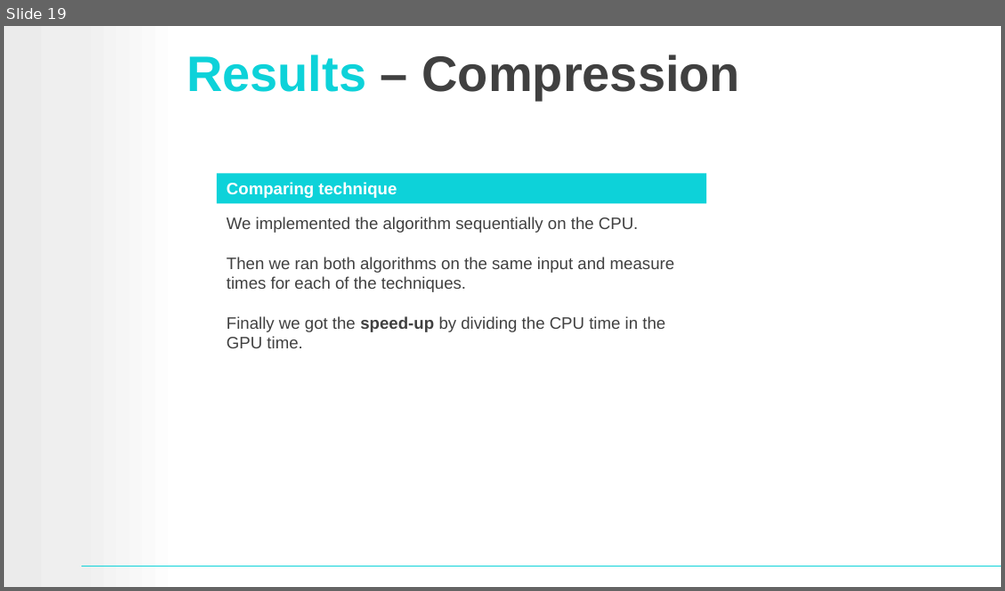
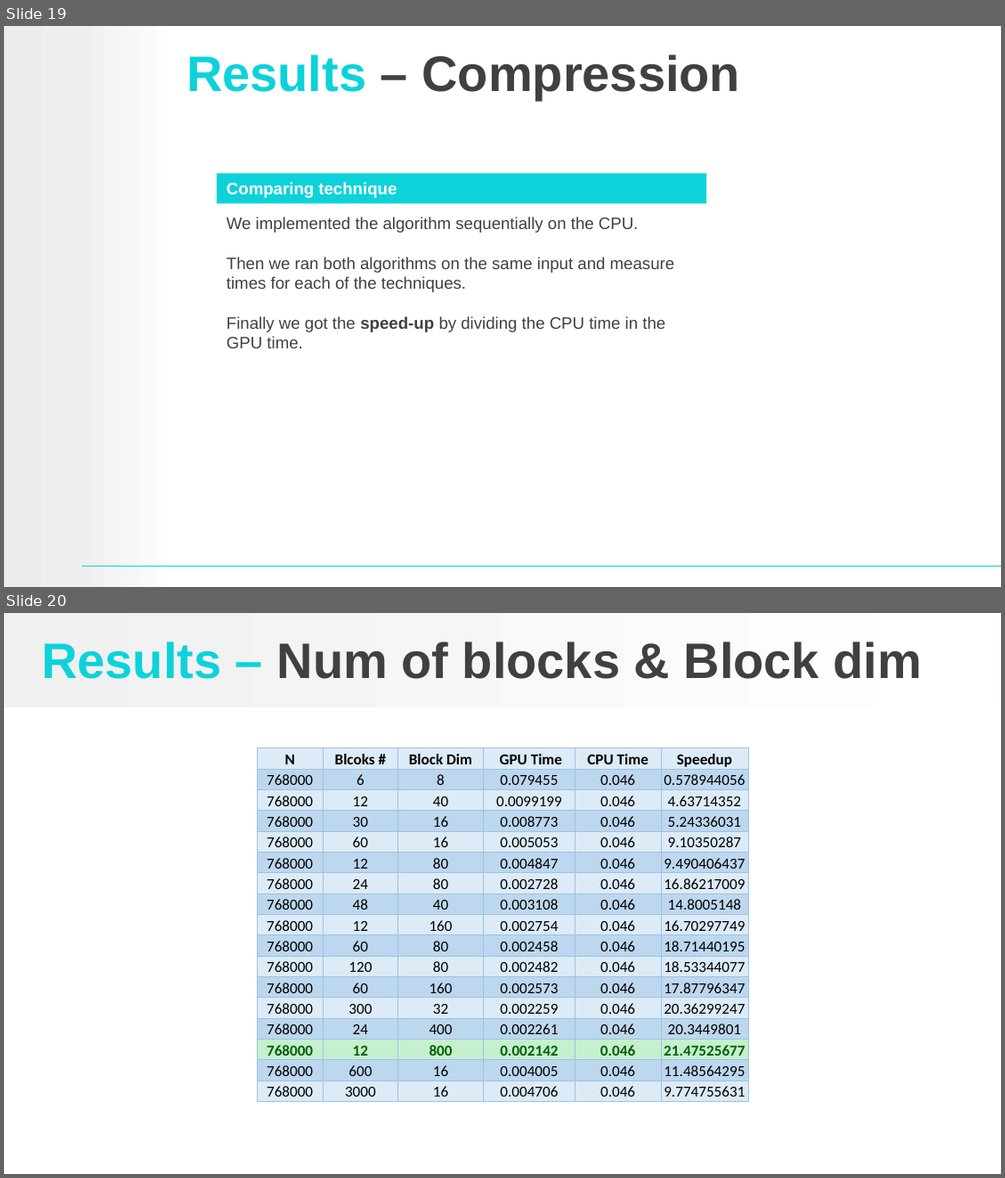
Before and after one commit to raneldan/aho-corasick, a slide deck: Aho-Corasick-Parallel.pptx. Shown one above the other, each under a label of ours: slide 19 before the commit, slides 19 and 20 after it. The pictures are 1005x591 and 1005x1178 pixels, drawn with LibreOffice and Linux fonts; fonts in the diff are those of the drawing; background and template pictures are left out. Boxes give left, top, right and bottom in pixels: in the first picture for what was removed or moved away, otherwise in the second. Text is boxed around its words. In the diff, an @@ line names an element or a change of style, - is before the commit and + after.

Commit message:
add running results

```diff
--- a/Aho-Corasick-Parallel.pptx
+++ b/Aho-Corasick-Parallel.pptx
@@ slide 20 added at (4, 613, 1001, 1174), background #FFFFFF @@
@@ rectangle added at (4, 613, 997, 706), fill gradient #F0F0F0 to #FFFFFF @@
@@ title added at (41, 641, 922, 679), 36 pt, text #404040, bold @@
+Results – Num of blocks & Block dim
@@ freeform shape added at (94, 764, 129, 801), fill #FFFFFF @@
@@ table added at (256, 748, 748, 1102), 17 rows, 6 columns @@
+N | Blcoks # | Block Dim | GPU Time | CPU Time | Speedup
+768000 | 6 | 8 | 0.079455 | 0.046 | 0.578944056
+768000 | 12 | 40 | 0.0099199 | 0.046 | 4.63714352
+768000 | 30 | 16 | 0.008773 | 0.046 | 5.24336031
+768000 | 60 | 16 | 0.005053 | 0.046 | 9.10350287
+768000 | 12 | 80 | 0.004847 | 0.046 | 9.490406437
+768000 | 24 | 80 | 0.002728 | 0.046 | 16.86217009
+768000 | 48 | 40 | 0.003108 | 0.046 | 14.8005148
+768000 | 12 | 160 | 0.002754 | 0.046 | 16.70297749
+768000 | 60 | 80 | 0.002458 | 0.046 | 18.71440195
+768000 | 120 | 80 | 0.002482 | 0.046 | 18.53344077
+768000 | 60 | 160 | 0.002573 | 0.046 | 17.87796347
+768000 | 300 | 32 | 0.002259 | 0.046 | 20.36299247
+768000 | 24 | 400 | 0.002261 | 0.046 | 20.3449801
+768000 | 12 | 800 | 0.002142 | 0.046 | 21.47525677
+768000 | 600 | 16 | 0.004005 | 0.046 | 11.48564295
+768000 | 3000 | 16 | 0.004706 | 0.046 | 9.774755631
@@ freeform shape added at (96, 870, 128, 900), fill #FFFFFF @@
@@ freeform shape added at (93, 1079, 129, 1102), fill #FFFFFF @@
```
Also in this commit, not shown: 3 other slides added, 1 slide removed.
